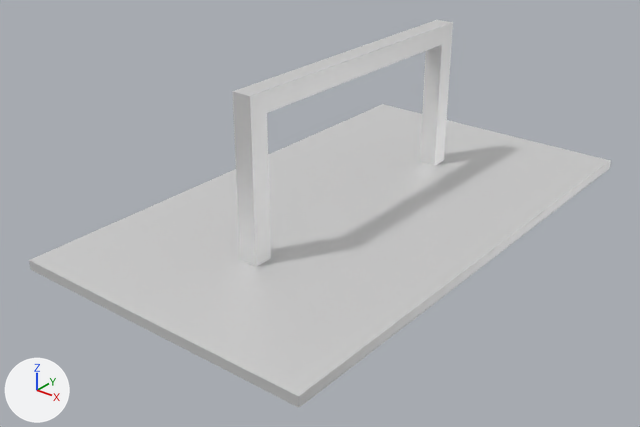
Before and after pictures for a commit that changed the COLLADA model catkin_ws/src/simulation/assets/robosub2022/meshes/cover.dae.
The view is the same before and after, from a camera (50 mm lens) standing at (0.21, -0.247, 0.255) and looking at (-0.106, 0.147, 0.01). Lighting does not change. The marker at lower left points along +X, +Y and +Z. Where no turn or scale is listed for an object, it has been applied to the vertices.

Objects in the first picture: 'cover', 'handle'.
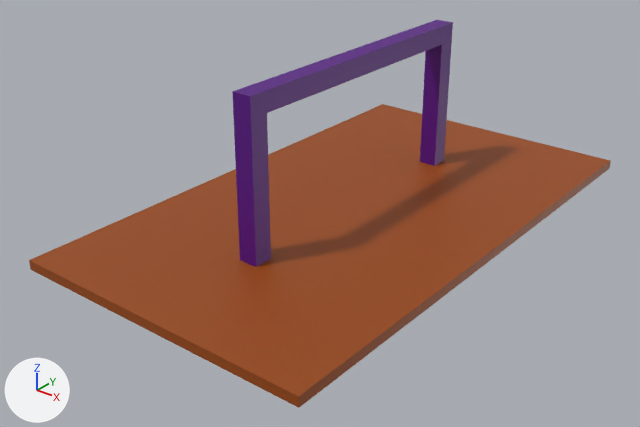
The newer file is also turned or shifted as a whole; pictures and numbers use the older file's frame.

Changed parts and their boxes (x1, y1, x2, y2) in the pictures (640 x 427 px):
'cover', recoloured (white to brown): (29, 104, 611, 408) in both
'handle', recoloured (white to purple): (232, 20, 453, 267) in both

What the commit changed:
Material 'purple_pvc' (mat_purple_pvc) is new.
Its base color is (0.0958, 0.000855, 0.233) (purple #570385).
Material 'orange_metal' (mat_orange_metal) is new.
Its base color is (0.319, 0.0647, 0.00158) (brown #994805).
me_cover has 8 vertices, 12 faces and spans x -0.203..0.0, y 0.0..0.356, z 0.0..0.006.
me_cover no longer uses material mat_orange (white #e7e7e7).
me_cover now uses material mat_orange_metal (brown #994805).
me_cover_001 has 16 vertices, 28 faces and spans x -0.108..-0.095, y 0.076..0.279, z 0.006..0.108.
me_cover_001 no longer uses material mat_purple (white #e7e7e7).
me_cover_001 now uses material mat_purple_pvc (purple #570385).
